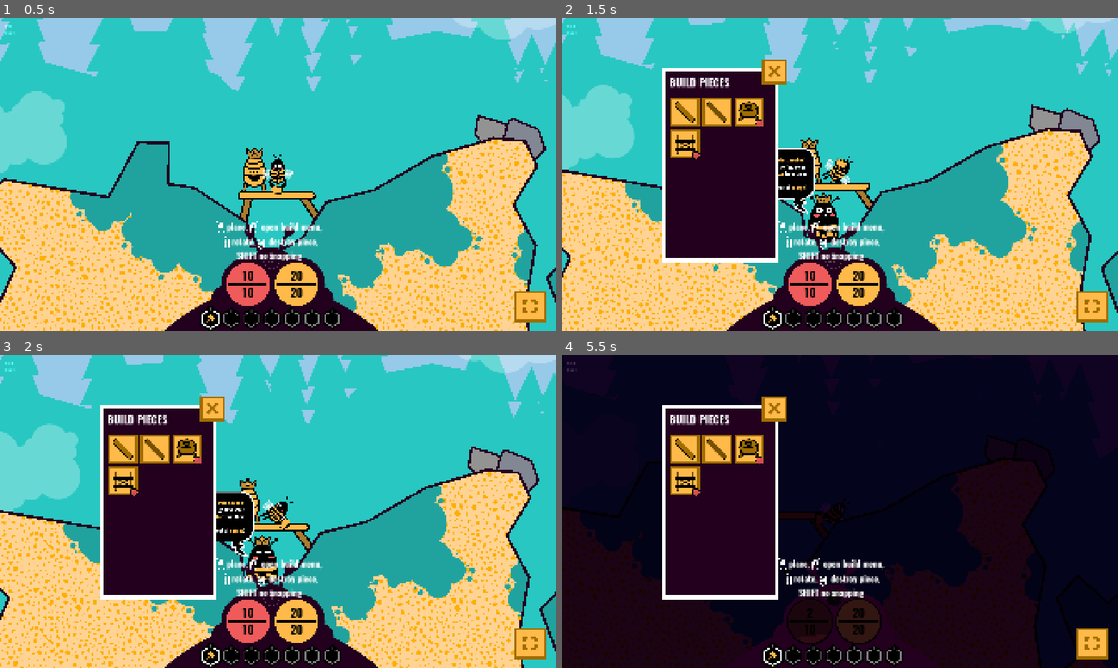
Above: before the commit, frames 1-4 (two rows, left to right).
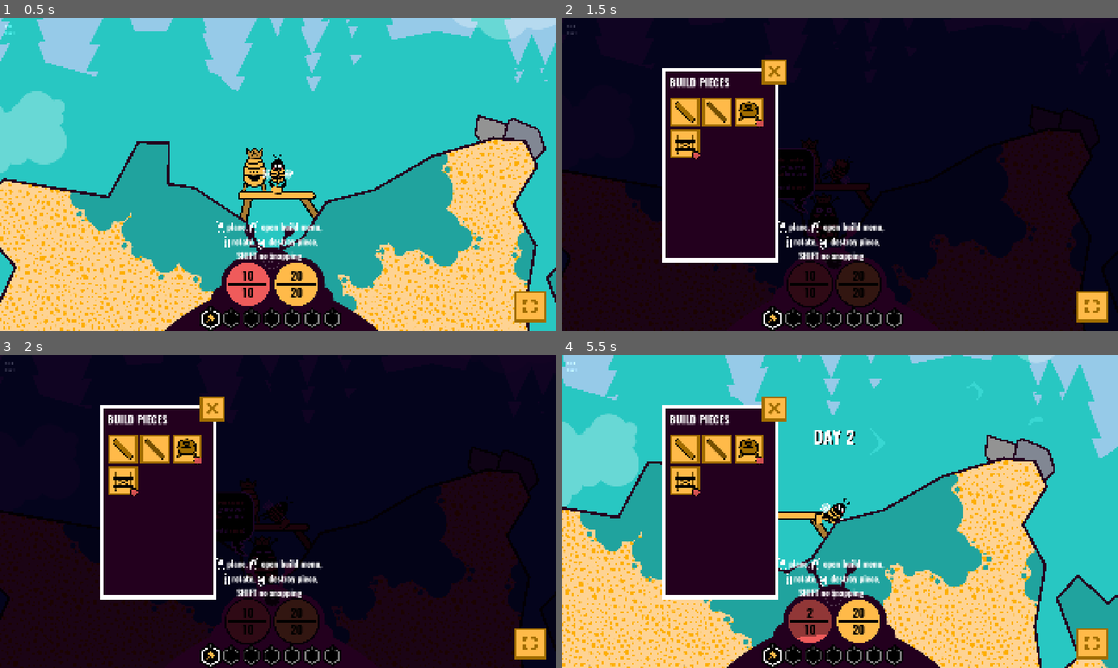
Above: after the commit, the same moments.

Repository: anttihaavikko/slumgum-waggle-dance
Game: Godot game, scene res://Scenes/main.tscn
Two runs of this game, one before a commit and one after it. Both use one fixed random seed, a clock stepped at 60 frames per second and the inputs below. The engine's default icon, where the game draws it, is replaced by a stand-in: a white triangle on a blue panel in a dark square.
Inputs (mouse positions are in pixels of both pictures, inside the frame that each line leads up to):
- Up to frame 1 (0.5 s): no input
- Up to frame 2 (1.5 s): tap Enter at 0.5 s; move the mouse to (578, 27) at 0.52 s; hold D (right) 0.53-1.28 s; hold P 0.53-1.28 s; right-click (578, 27) at 0.6 s; click (578, 27) at 0.67 s; move the mouse to (584, 33) at 1.27 s; hold S (brake) from 1.28 s (still down); tap P at 1.35 s; click (584, 33) at 1.42 s
- Up to frame 3 (2 s): keep holding S (brake); tap T at 1.55 s
- Up to frame 4 (5.5 s): move the mouse to (895, 442) at 2.02 s; release S (brake) at 2.03 s; hold D (right) 2.03-2.78 s; hold T 2.03-2.78 s; right-click (895, 442) at 2.3 s; move the mouse to (812, 574) at 2.77 s; hold W (accelerate) 2.78-3.53 s; right-click (812, 574) at 2.85 s; click (812, 574) at 2.92 s; tap P at 3.05, 5.3 s; move the mouse to (1006, 558) at 3.52 s; hold T 3.53-4.28 s; hold A (left) 3.53-5.03 s; tap Middle mouse button (middle) at 3.6 s; move the mouse to (673, 464) at 4.27 s; click (673, 464) at 4.35 s; right-click (673, 464) at 4.55 s; move the mouse to (867, 511) at 5.02 s; hold S (brake) from 5.03 s (still down); hold Shift (shift) from 5.03 s (still down); click (867, 511) at 5.17 s

Frame 1 is identical in both runs. In frame 2, 80% of the frame differs, in the area x 0-100%, y 0-100%; in frame 3, 80%; in frame 4, 82%.

Commit message:
Disable console pausing

Diff:
--- a/Scripts/bee.gd
+++ b/Scripts/bee.gd
@@ -286,7 +286,7 @@
 	var rot = Input.get_axis("left", "right")
 	var acc = Input.get_axis("accelerate", "brake") if energy_left > 0 else 0.0
 	var speed = 10.0 if OS.is_debug_build() and Input.is_action_pressed("shift") else 1.0
-	if health.is_alive():
+	if health.is_alive() and not LimboConsole.is_open():
 		body.apply_torque(rot * delta * 5000000 * turning)
 		body.apply_force(body.transform.y * acc * thrust * 100000 * delta * speed)
 		wings.speed_scale = 1.0 + absf(acc) * 3.0
@@ -303,6 +303,7 @@
 	# leg_container.scale = visuals.scale
 
 	if not health.is_alive(): return
+	if LimboConsole.is_open(): return
 
 	if landed:
 		change_energy(delta * 5, energy_max if charging else 5.0)
--- a/Scripts/schedule.gd
+++ b/Scripts/schedule.gd
@@ -41,7 +41,7 @@
 func _unhandled_key_input(event: InputEvent) -> void:
 	if OS.is_debug_build():
 		if event is InputEventKey:
-			if Input.is_key_pressed(KEY_T):
+			if Input.is_key_pressed(KEY_P):
 				time += 0.2
 
 func sleep_until_morning():
Not shown, changed: addons/limbo_console.cfg
Not shown, changed: Misc/art.afdesign~lock~
